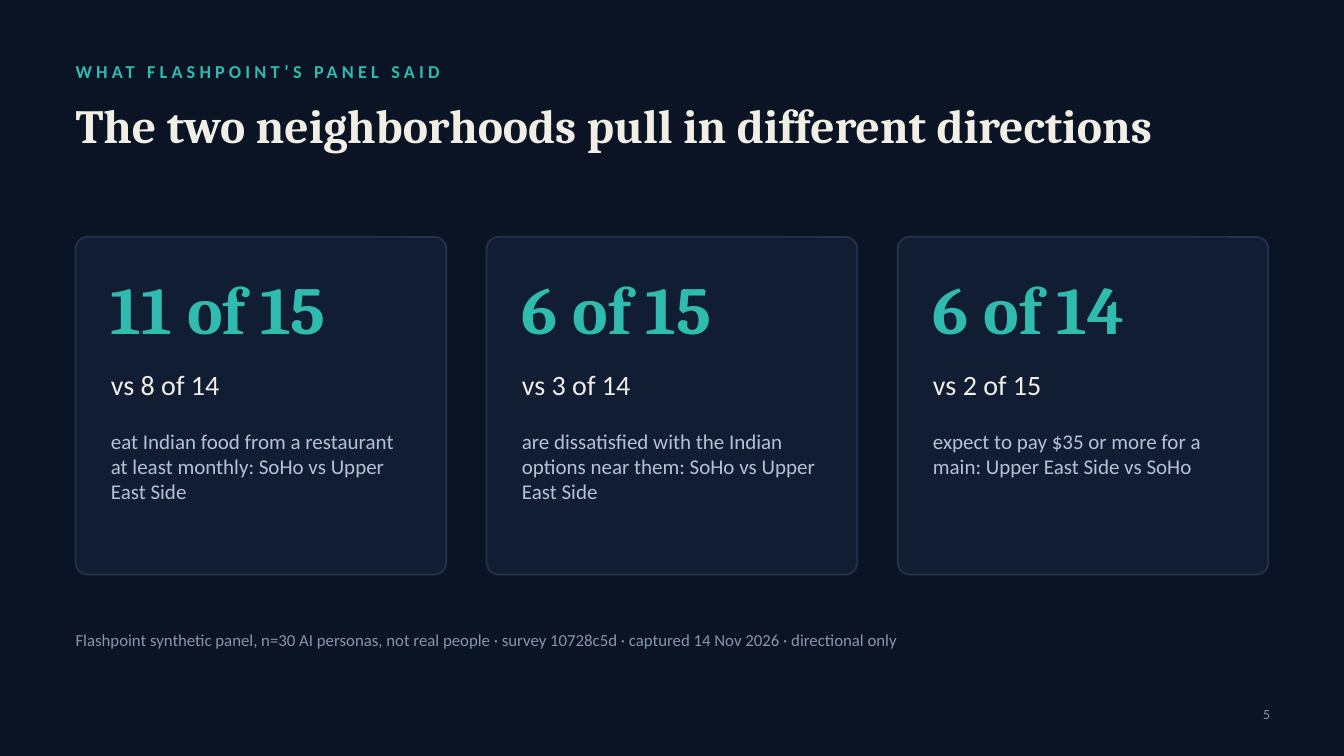
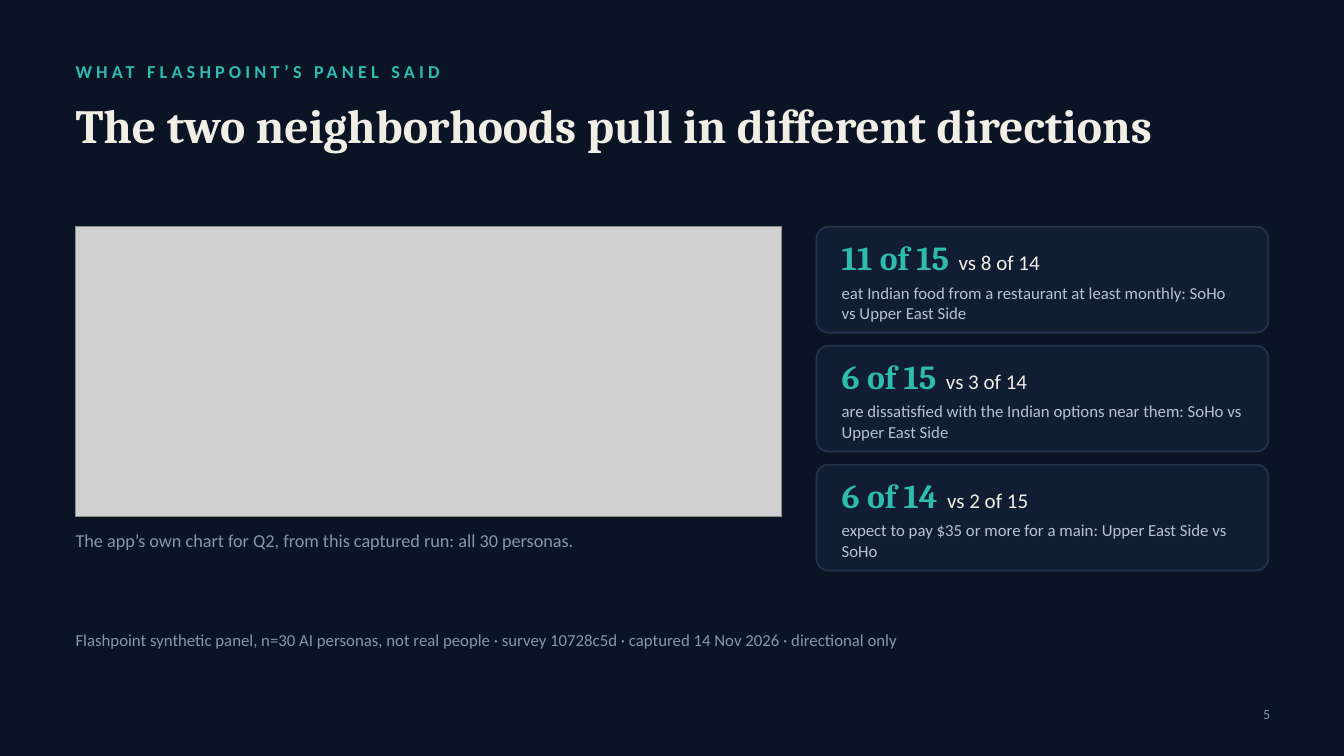
Before and after one commit to naringrekarchinmay/blindspot-ai, a slide deck: slide 5 of docs/presentation/BlindSpot-AI-pitch.pptx. Drawn at 1344x756 pixels with LibreOffice and Linux fonts; fonts in the diff are those of the drawing; grey boxes stand for pictures. Boxes give left, top, right and bottom in pixels: in the first picture for what was removed or moved away, otherwise in the second. Text is boxed around its words. In the diff, an @@ line names an element or a change of style, - is before the commit and + after.

```diff
--- a/docs/presentation/BlindSpot-AI-pitch.pptx
+++ b/docs/presentation/BlindSpot-AI-pitch.pptx
@@ rounded rectangle removed at (x1=76, y1=237, x2=447, y2=575) @@
@@ picture added at (x1=76, y1=227, x2=781, y2=516) @@
@@ rounded rectangle removed at (x1=487, y1=237, x2=858, y2=575) @@
@@ rounded rectangle added at (x1=817, y1=227, x2=1268, y2=333), fill #111D33, outline #24324D 1.25 pt @@
@@ text at (x1=842, y1=246, x2=1039, y2=270): text changed; size 20 to 15 pt @@
-vs 8 of 14
+11 of 15 vs 8 of 14
@@ text removed at (x1=111, y1=286, x2=326, y2=335) @@
-11 of 15
@@ text removed at (x1=522, y1=286, x2=712, y2=335) @@
-6 of 15
@@ size 15 to 12 pt in 3 elements at (x1=842, y1=405, x2=1241, y2=441), (x1=842, y1=524, x2=1226, y2=557), (x1=842, y1=287, x2=1226, y2=322) @@
@@ text "eat Indian food from a ..." moved from (x1=111, y1=434, x2=393, y2=499) to (x1=842, y1=287, x2=1226, y2=322) @@
@@ rounded rectangle added at (x1=817, y1=346, x2=1268, y2=452), fill #111D33, outline #24324D 1.25 pt @@
@@ text at (x1=842, y1=365, x2=1027, y2=389): text changed; size 20 to 15 pt @@
-vs 3 of 14
+6 of 15 vs 3 of 14
@@ text removed at (x1=933, y1=375, x2=1041, y2=396) @@
-vs 2 of 15
@@ text "are dissatisfied with the Indian ..." moved from (x1=522, y1=434, x2=815, y2=499) to (x1=842, y1=405, x2=1241, y2=441) @@
@@ rounded rectangle resized from (x1=898, y1=237, x2=1269, y2=575) to (x1=817, y1=465, x2=1268, y2=571) @@
@@ rounded rectangle at (x1=817, y1=465, x2=1268, y2=571): proportions changed @@
@@ text at (x1=842, y1=484, x2=1028, y2=508): text changed; size 48 to 15 pt; font Cambria to Calibri; text colour #2FBCAE to #F1EEE6; bold off @@
-6 of 14
+6 of 14 vs 2 of 15
@@ text added at (x1=76, y1=534, x2=573, y2=550), 13 pt, text #8796AD @@
+The app’s own chart for Q2, from this captured run: all 30 personas.
@@ text "expect to pay $35 or ..." moved from (x1=933, y1=434, x2=1201, y2=478) to (x1=842, y1=524, x2=1226, y2=557) @@
```
Also in this commit, not shown: 2 other slides changed, 1 slide added, 9 other files.
